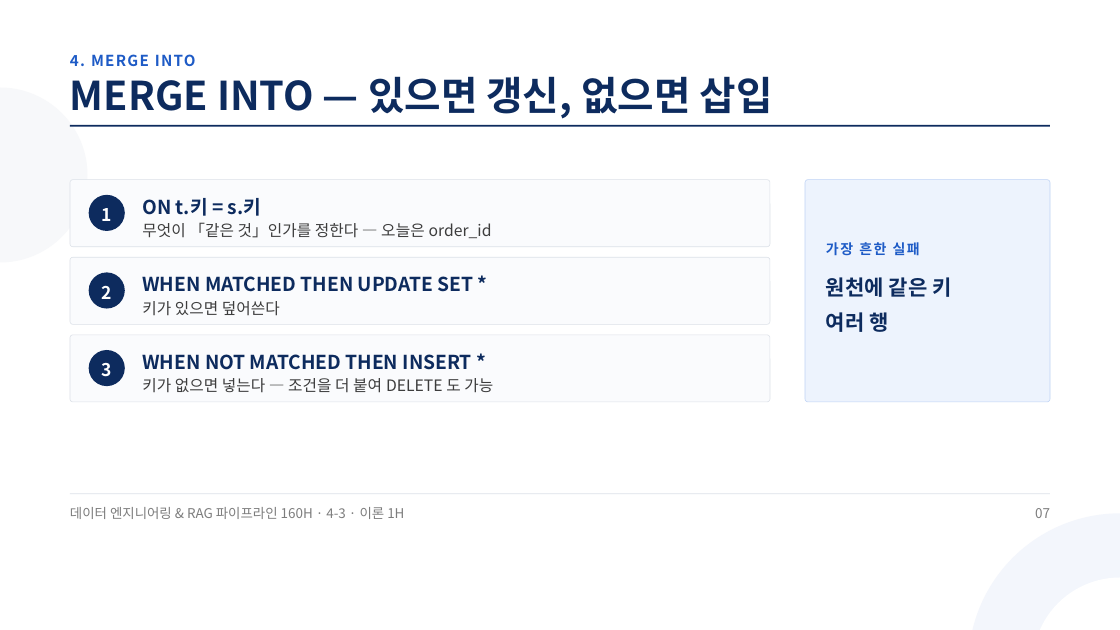
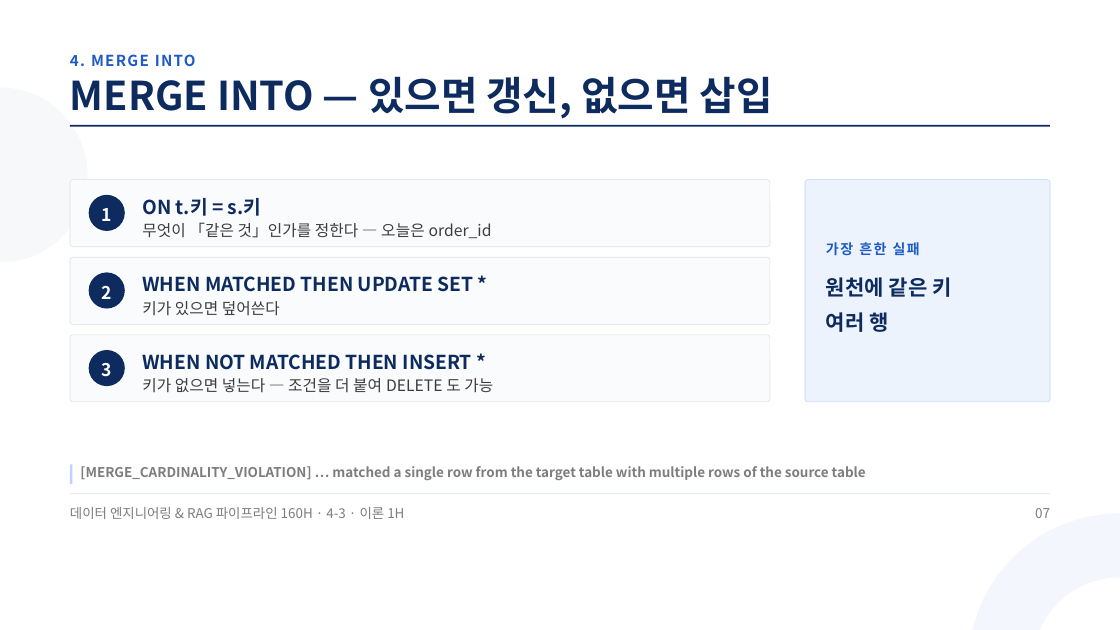
Before and after one commit to aebonlee/materials, a slide deck: slide 7 of data-eng/decks/w4d3s1.pptx. Drawn at 1120x630 pixels with LibreOffice and Linux fonts; fonts in the diff are those of the drawing. Boxes give left, top, right and bottom in pixels: in the first picture for what was removed or moved away, otherwise in the second. Text is boxed around its words. In the diff, an @@ line names an element or a change of style, - is before the commit and + after.

```diff
--- a/data-eng/decks/w4d3s1.pptx
+++ b/data-eng/decks/w4d3s1.pptx
@@ rectangle added at box(70, 464, 72, 484), fill #BFD3F5 @@
@@ text added at box(80, 466, 866, 480), 17.2 pt, text #7D7D7D, bold @@
+[MERGE_CARDINALITY_VIOLATION] … matched a single row from the target table with multiple rows of the source table
```
Also in this commit, not shown: 2 other slides changed, 12 other files.
